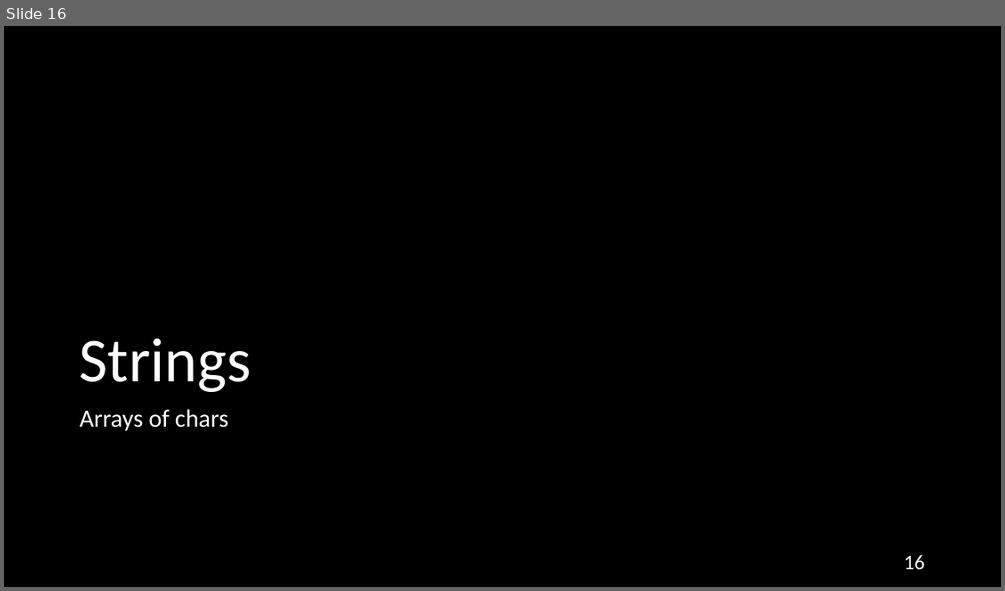
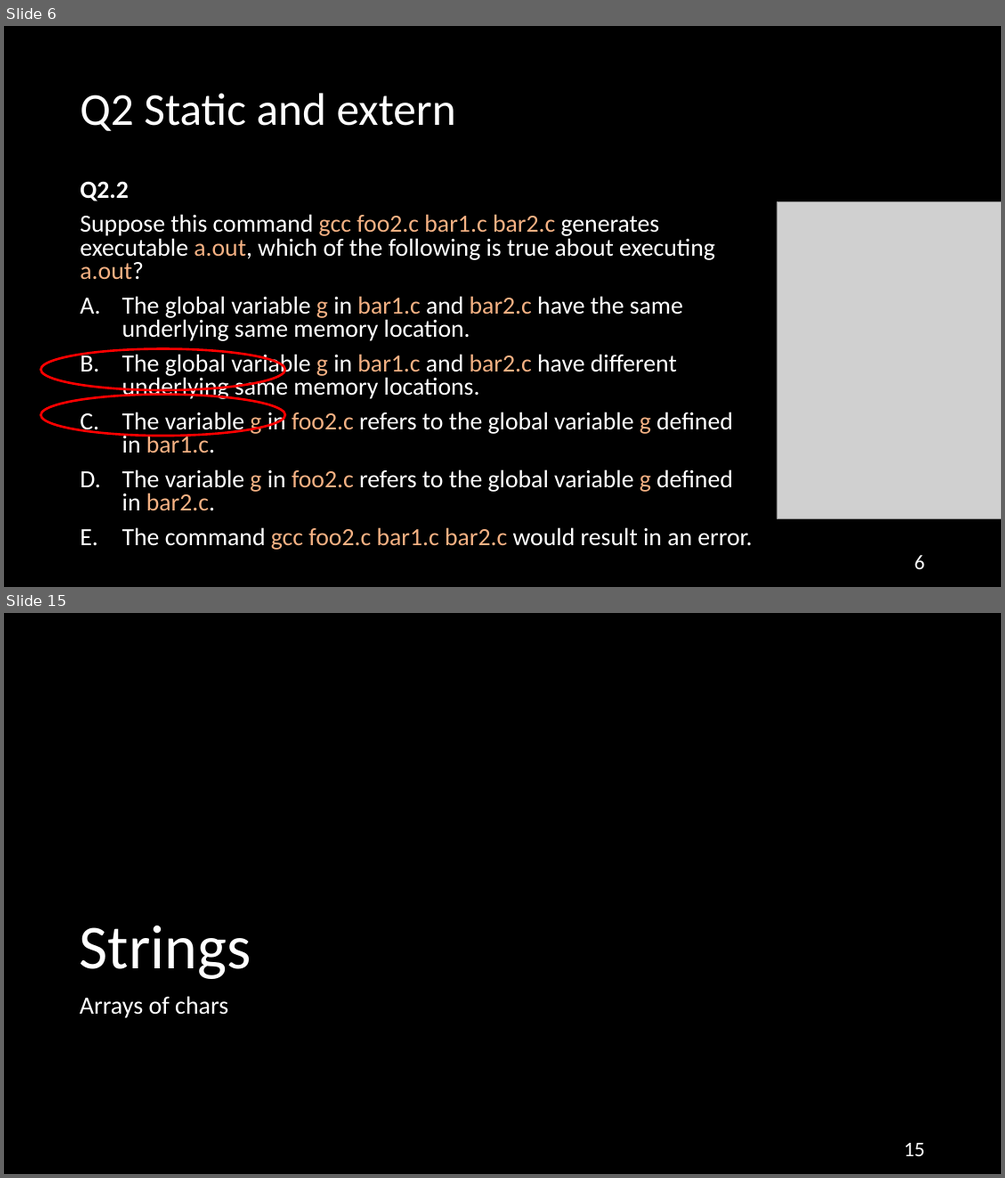
Before and after one commit to NYU-CSO/nyu-cso.github.io, a slide deck: rec-notes/r06.pptx. Shown one above the other, each under a label of ours: slide 16 before the commit, slides 6 and 15 after it; the slides between them are not shown. The pictures are 1005x591 and 1005x1178 pixels, drawn with LibreOffice and Linux fonts; fonts in the diff are those of the drawing; grey boxes stand for pictures. Boxes give left, top, right and bottom in pixels: in the first picture for what was removed or moved away, otherwise in the second. Text is boxed around its words. In the diff, an @@ line names an element or a change of style, - is before the commit and + after.

```diff
--- a/rec-notes/r06.pptx
+++ b/rec-notes/r06.pptx
@@ slide 6 added at box(4, 26, 1001, 587), background #000000 @@
@@ title added at box(80, 93, 456, 131), 44 pt, text #FFFFFF @@
+Q2 Static and extern
@@ text added at box(80, 181, 752, 549), 23.8 pt, text #FFFFFF @@
+Q2.2
+Suppose this command gcc foo2.c bar1.c bar2.c generates executable a.out, which of the following is true about executing a.out?
+A. The global variable g in bar1.c and bar2.c have the same underlying same memory location.
+B. The global variable g in bar1.c and bar2.c have different underlying same memory locations.
+C. The variable g in foo2.c refers to the global variable g defined in bar1.c.
+D. The variable g in foo2.c refers to the global variable g defined in bar2.c.
+E. The command gcc foo2.c bar1.c bar2.c would result in an error.
@@ picture added at box(777, 202, 1001, 519) @@
@@ ellipse added at box(40, 349, 285, 390), outline #FF0000 2.25 pt @@
@@ ellipse added at box(40, 394, 285, 435), outline #FF0000 2.25 pt @@
@@ page number added at box(914, 555, 925, 569), 20 pt, text #FFFFFF @@
+6
@@ what was slide 16 is now slide 15 @@
@@ page number at box(904, 1143, 925, 1156): text changed @@
-16
+15
```
Also in this commit, not shown: 9 slides changed, 12 other slides added, 12 slides removed, 1 other file.
